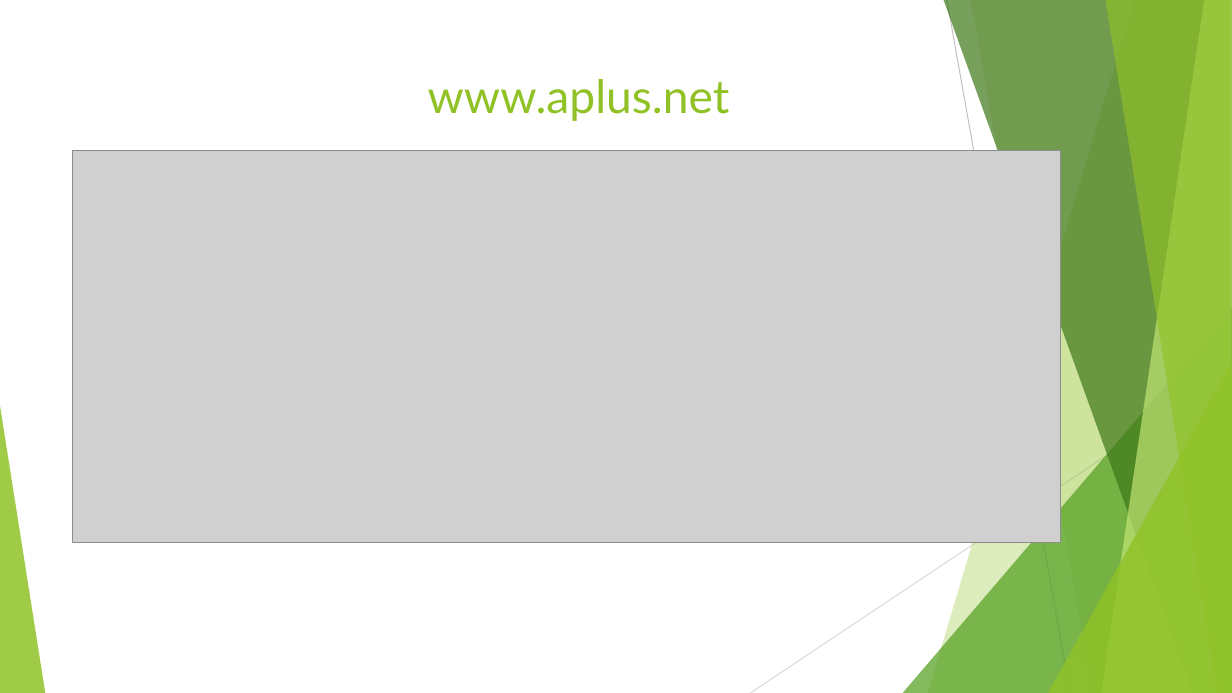
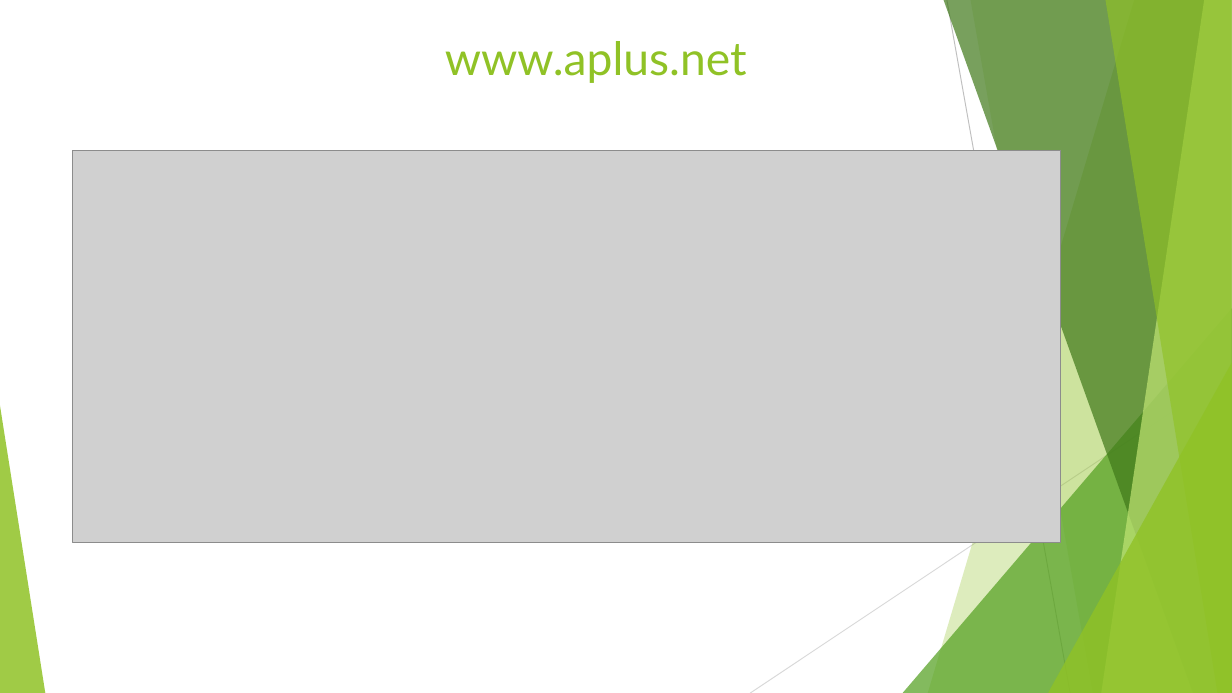
Before and after one commit to jvector-solutions/SAIT-OOSD-Team5, a slide deck: slide 9 of presentation/ECommerce presentation.pptx (slide 7 before the commit). Drawn at 1232x693 pixels with LibreOffice and Linux fonts; fonts in the diff are those of the drawing; grey boxes stand for pictures. Boxes give left, top, right and bottom in pixels: in the first picture for what was removed or moved away, otherwise in the second. Text is boxed around its words. In the diff, an @@ line names an element or a change of style, - is before the commit and + after.

```diff
--- a/presentation/ECommerce presentation.pptx
+++ b/presentation/ECommerce presentation.pptx
@@ title "www.aplus.net": place and size @@
-title "www.aplus.net" at (428, 79, 730, 121)
+title "www.aplus.net" at (445, 41, 747, 83)
```
Also in this commit, not shown: 4 other slides changed, 6 slides added, 1 slide removed.
